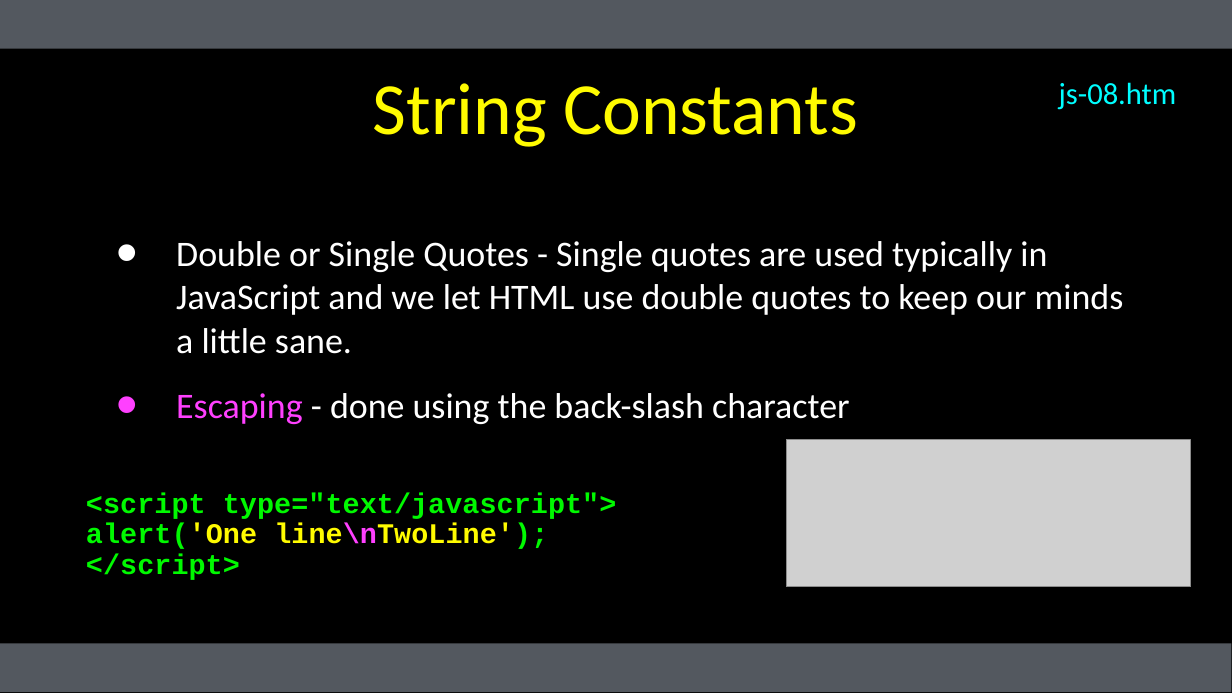
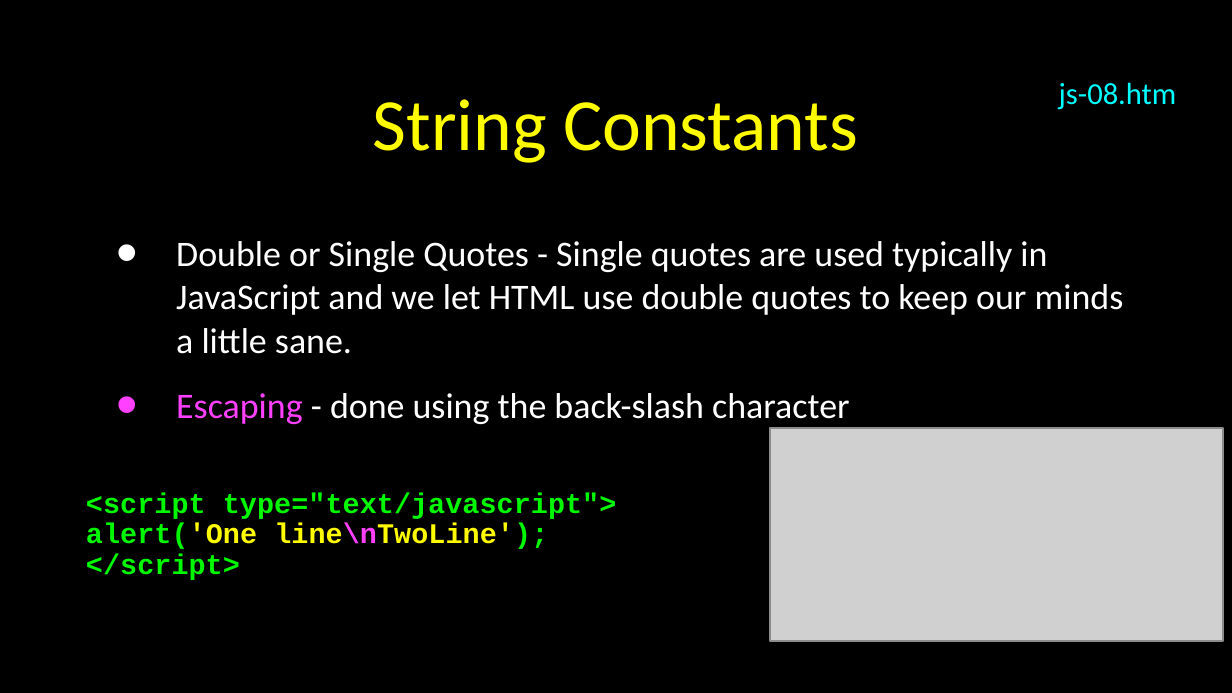
Before and after one commit to csev/wa4e, a slide deck: slide 24 of lectures/JS-01-JavaScript.ppt. Drawn at 1232x693 pixels with LibreOffice and Linux fonts; fonts in the diff are those of the drawing; grey boxes stand for pictures. Boxes give left, top, right and bottom in pixels: in the first picture for what was removed or moved away, otherwise in the second. Text is boxed around its words. In the diff, an @@ line names an element or a change of style, - is before the commit and + after.

```diff
--- a/lectures/JS-01-JavaScript.ppt
+++ b/lectures/JS-01-JavaScript.ppt
@@ rectangle removed at bbox=[0, 0, 1232, 49] @@
@@ title "String Constants": place and size @@
-title "String Constants" at bbox=[373, 83, 858, 147]
+title "String Constants" at bbox=[373, 99, 858, 163]
@@ picture: place and size @@
-picture at bbox=[786, 440, 1190, 586]
+picture at bbox=[770, 429, 1223, 642]
@@ rectangle at bbox=[0, 643, 1232, 692]: fill #53585F to #000000 @@
```
Also in this commit, not shown: 52 other slides changed, 1 slide added, 1 slide removed, 15 other files.
